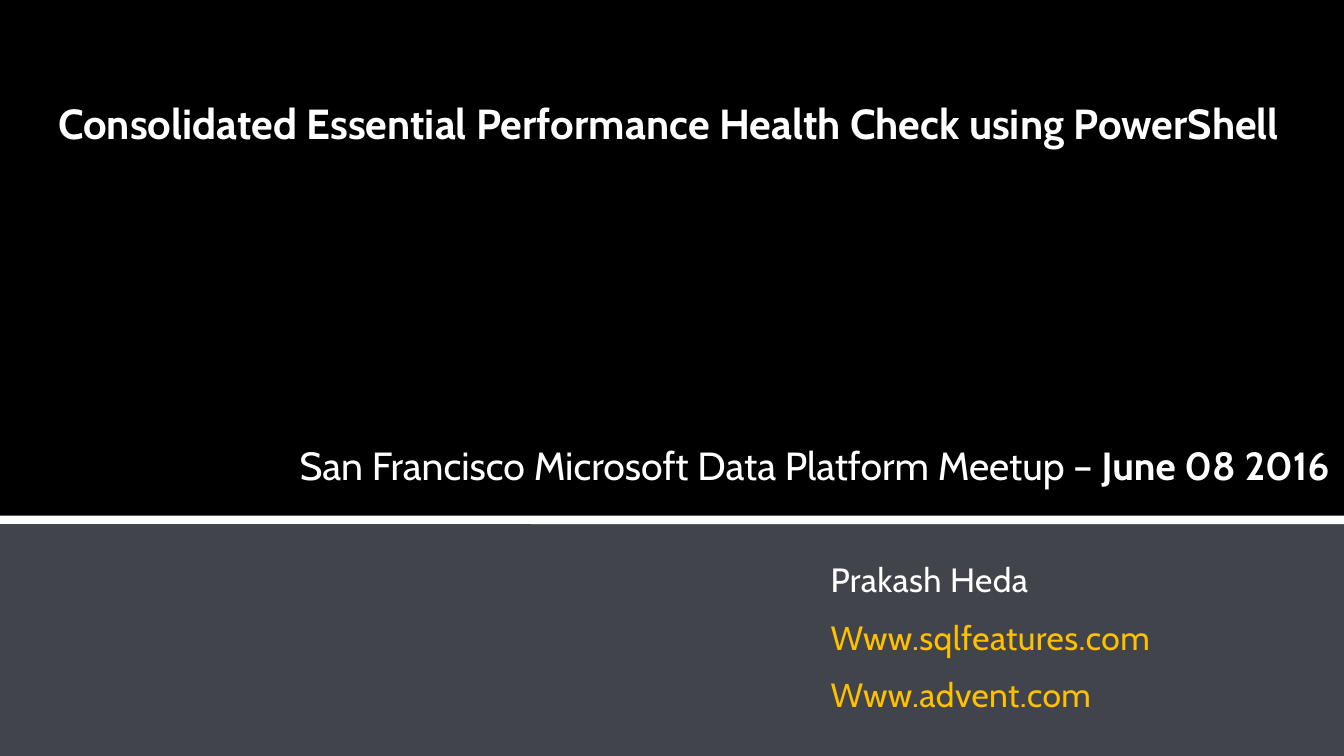
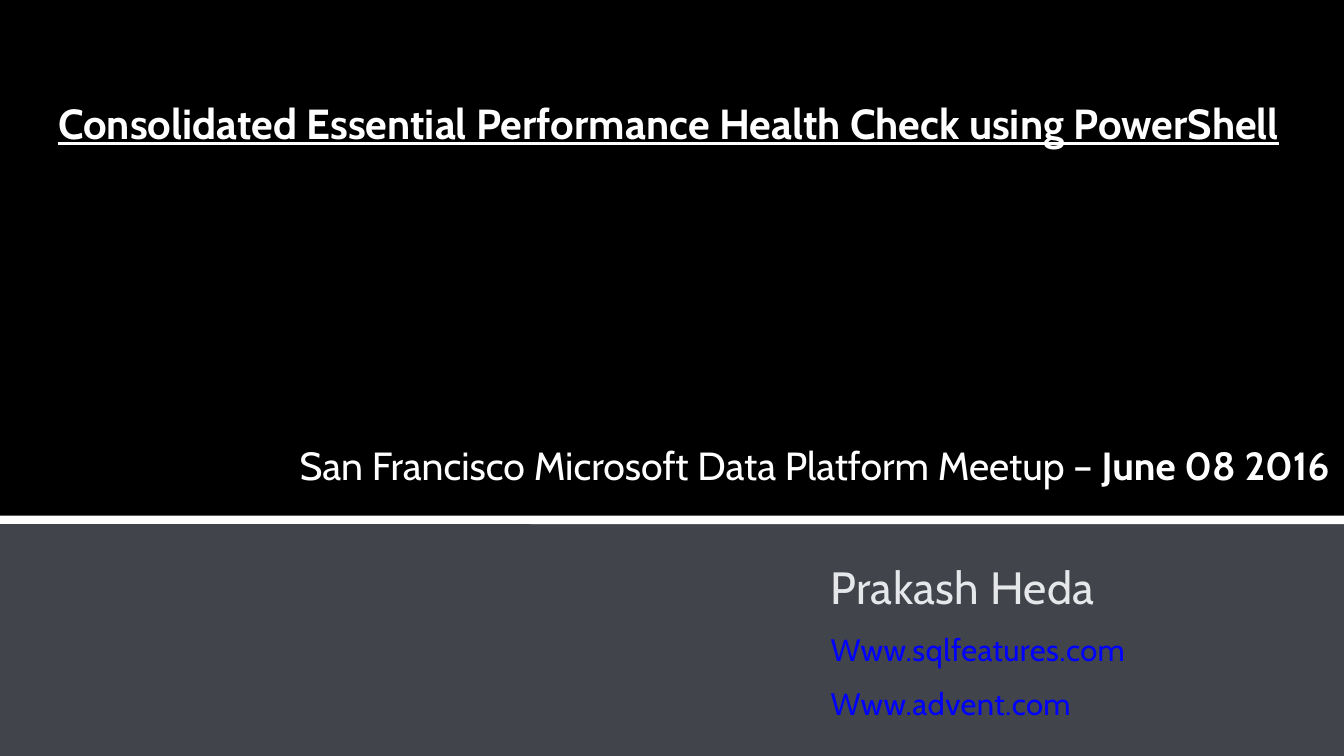
Before and after one commit to hedaprakash/SQLHealthCheck, a slide deck: slide 1 of Consolidated Essential Performance Health Check using PowerShell.pptx. Drawn at 1344x756 pixels with LibreOffice and Linux fonts; fonts in the diff are those of the drawing; background and template pictures are left out. Boxes give left, top, right and bottom in pixels: in the first picture for what was removed or moved away, otherwise in the second. Text is boxed around its words. In the diff, an @@ line names an element or a change of style, - is before the commit and + after.

```diff
--- a/Consolidated Essential Performance Health Check using PowerShell.pptx
+++ b/Consolidated Essential Performance Health Check using PowerShell.pptx
@@ text "Consolidated Essential Performance Health Check ..." at (58, 107, 1279, 149): underline on @@
@@ text "Prakash Heda" at (831, 570, 1125, 716): size 24.1 to 32.3 pt, text colour #FFFFFF to #E6E7EA in "Prakash Heda"; size 24.1 to 22.1 pt, text colour #FFC000 to #0000FF in "Www.sqlfeatures.com", "Www.advent.com" @@
```
Also in this commit, not shown: 10 other slides changed, 1 slide added, 2 other files.
